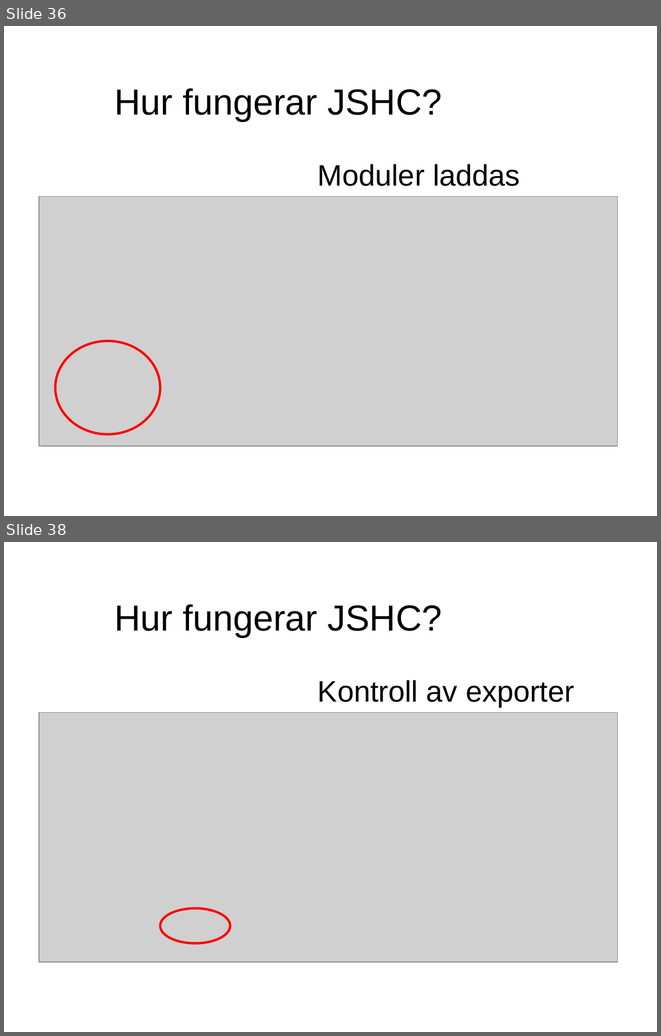
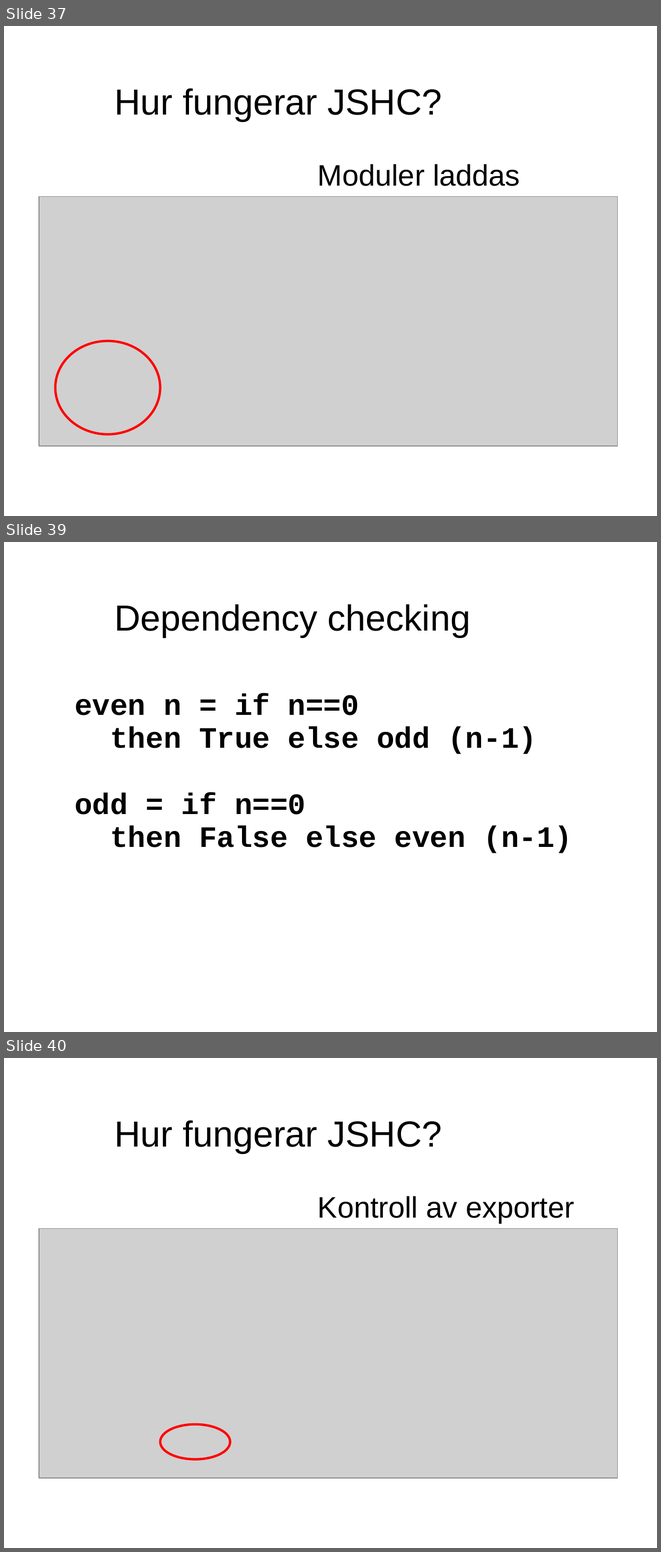
Before and after one commit to evilcandybag/JSHC, a slide deck: report/presentation.ppt. Shown one above the other, each under a label of ours: slides 36 and 38 before the commit, slides 37, 39 and 40 after it; the slides between them are not shown. The pictures are 661x1036 and 661x1552 pixels, drawn with LibreOffice and Linux fonts; fonts in the diff are those of the drawing; grey boxes stand for pictures. Boxes give left, top, right and bottom in pixels: in the first picture for what was removed or moved away, otherwise in the second. Text is boxed around its words. In the diff, an @@ line names an element or a change of style, - is before the commit and + after.

```diff
--- a/report/presentation.ppt
+++ b/report/presentation.ppt
@@ slide 39 added at box(4, 542, 657, 1032), background #FFFFFF @@
@@ text added at box(114, 604, 470, 637), 44 pt, text #000000 @@
+Dependency checking
@@ text added at box(74, 694, 572, 853), 36 pt, text #000000, bold @@
+even n = if n==0
+then True else odd (n-1)
+odd = if n==0
+then False else even (n-1)
@@ what was slide 36 is now slide 37 @@
@@ what was slide 38 is now slide 40 @@
```
Also in this commit, not shown: 13 slides changed, 8 other slides added, 1 slide removed, 2 other files.
